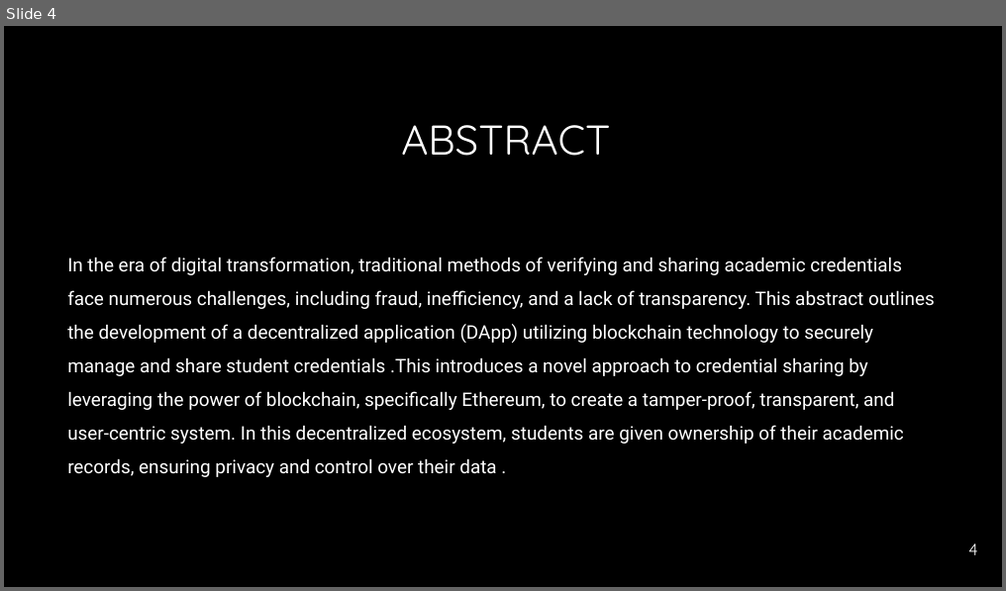
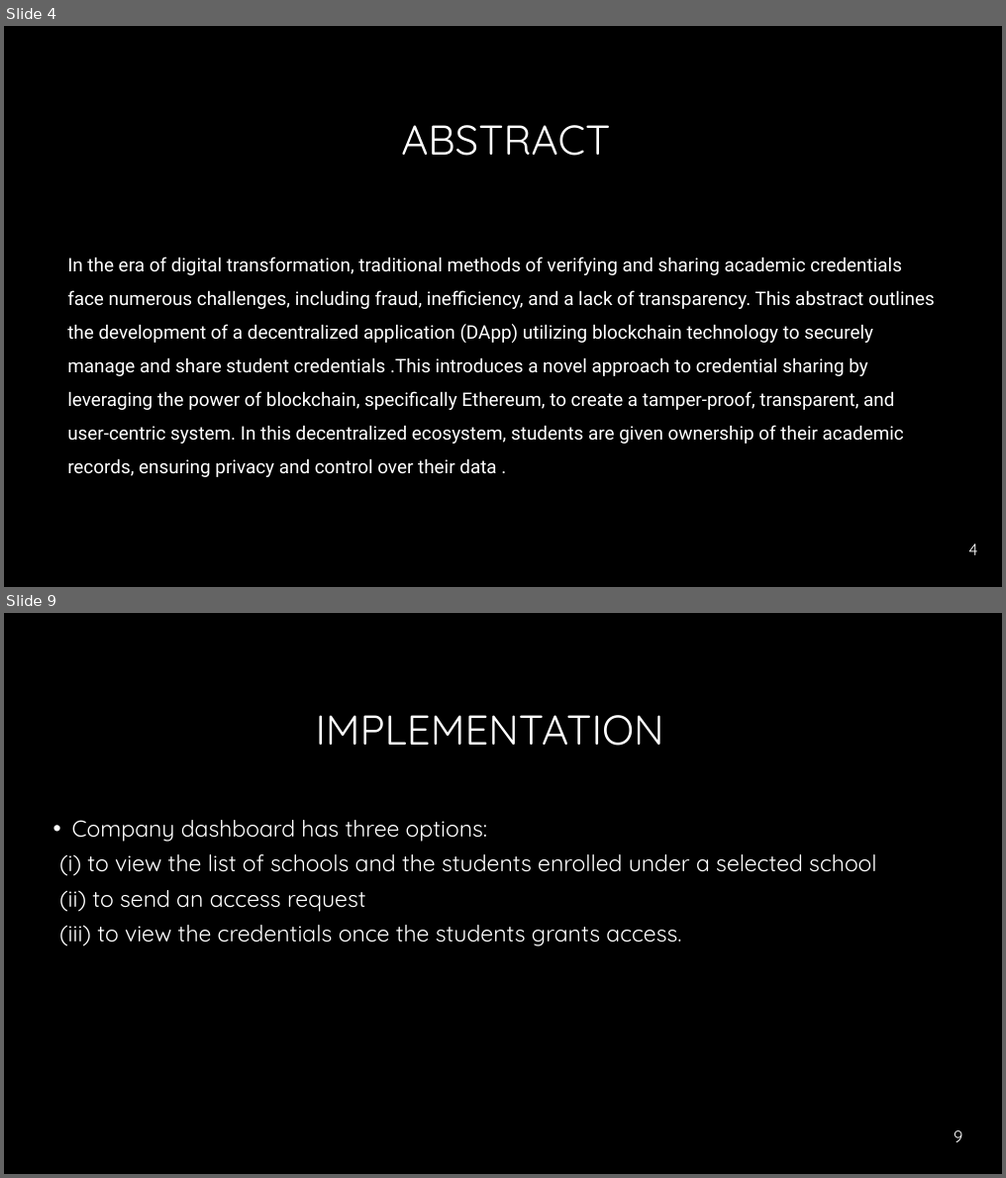
Before and after one commit to Annsunny595/ppt, a slide deck: Presentation PROJECT.pptx. Shown one above the other, each under a label of ours: slide 4 before the commit, slides 4 and 9 after it; the slides between them are not shown. The pictures are 1006x591 and 1006x1178 pixels, drawn with LibreOffice and Linux fonts; fonts in the diff are those of the drawing; background and template pictures are left out. Boxes give left, top, right and bottom in pixels: in the first picture for what was removed or moved away, otherwise in the second. Text is boxed around its words. In the diff, an @@ line names an element or a change of style, - is before the commit and + after.

```diff
--- a/Presentation PROJECT.pptx
+++ b/Presentation PROJECT.pptx
@@ slide 9 added at (x1=4, y1=613, x2=1002, y2=1174), background #000000 @@
@@ title added at (x1=316, y1=715, x2=664, y2=746), 40 pt, text #FFFFFF @@
+IMPLEMENTATION
@@ text added at (x1=59, y1=820, x2=877, y2=947), 22 pt, text #FFFFFF @@
+• Company dashboard has three options:
+(i) to view the list of schools and the students enrolled under a selected school
+(ii) to send an access request
+(iii) to view the credentials once the students grants access.
@@ page number added at (x1=953, y1=1131, x2=962, y2=1143), 16 pt, text #FFFFFF @@
+9
```
Also in this commit, not shown: 3 slides changed, 6 other slides added, 2 slides removed.
